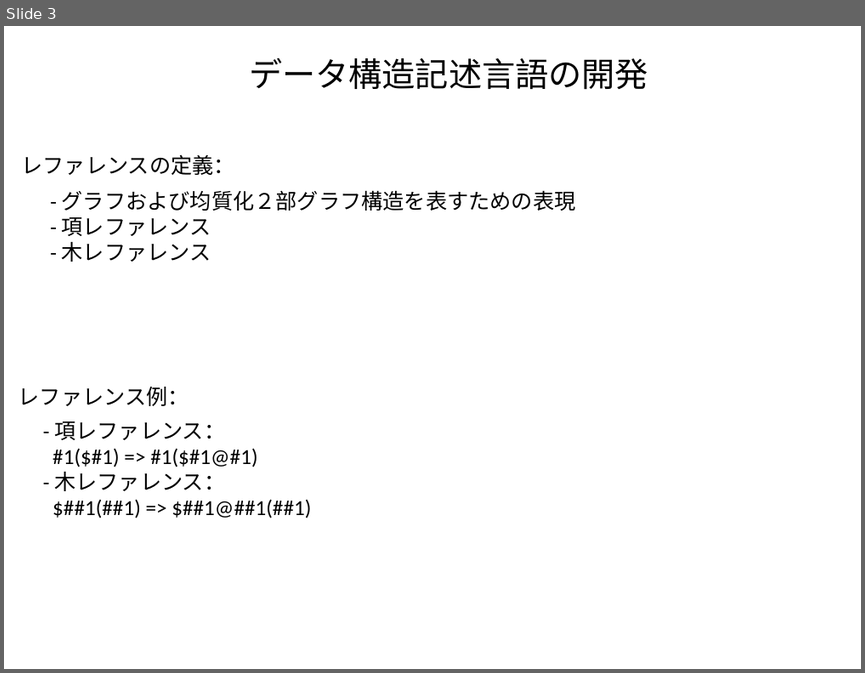
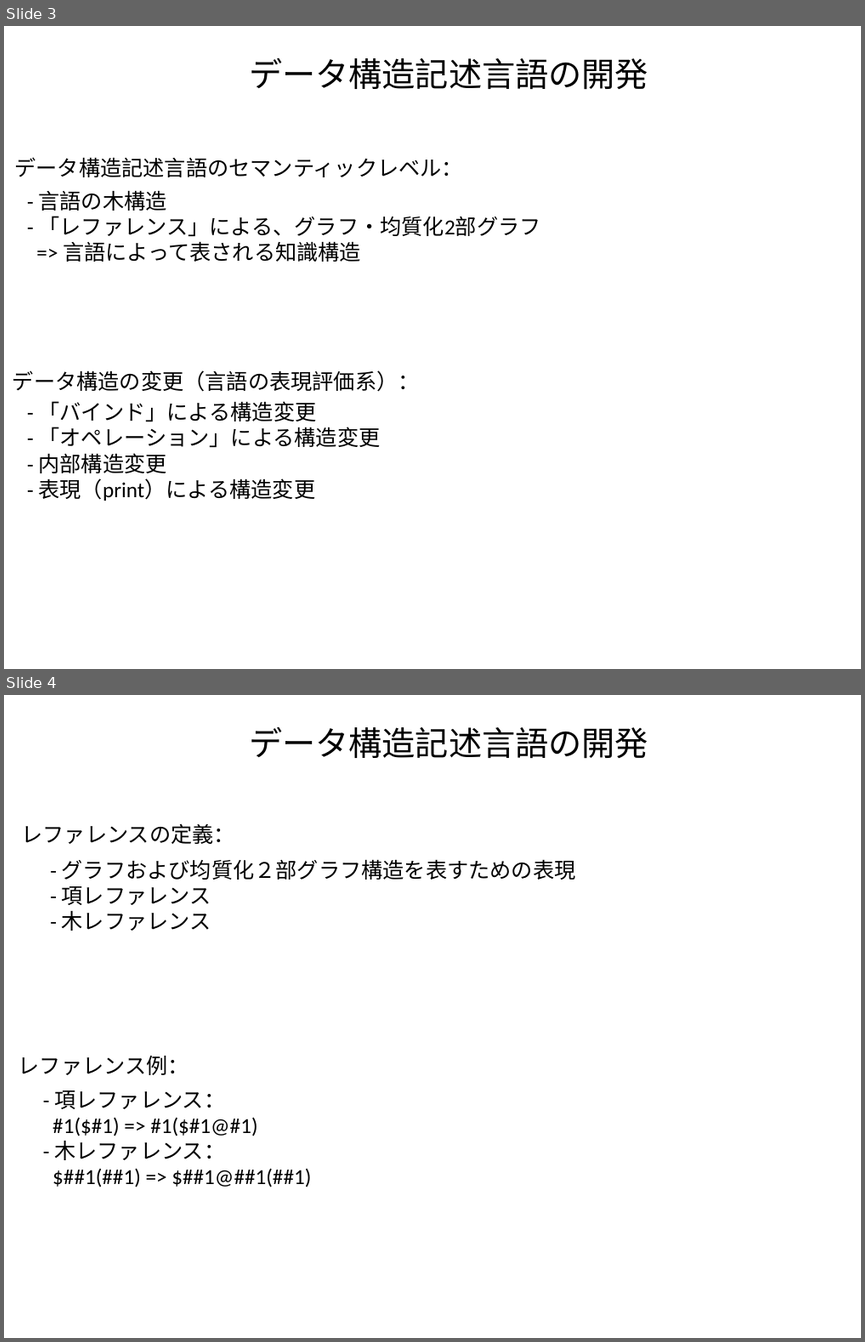
Before and after one commit to kouamano/RECURSIVE-SYSTEM, a slide deck: Document/tq_op_example.pptx. Shown one above the other, each under a label of ours: slide 3 before the commit, slides 3 and 4 after it. The pictures are 865x673 and 865x1342 pixels, drawn with LibreOffice and Linux fonts; fonts in the diff are those of the drawing. Boxes give left, top, right and bottom in pixels: in the first picture for what was removed or moved away, otherwise in the second. Text is boxed around its words. In the diff, an @@ line names an element or a change of style, - is before the commit and + after.

```diff
--- a/Document/tq_op_example.pptx
+++ b/Document/tq_op_example.pptx
@@ slide 3 added at box(4, 26, 861, 669), background #FFFFFF @@
@@ text added at box(249, 57, 648, 90), 28 pt, text #000000 @@
+データ構造記述言語の開発
@@ text added at box(15, 157, 464, 177), 18 pt, text #000000 @@
+データ構造記述言語のセマンティックレベル：
@@ text added at box(39, 190, 541, 261), 18 pt, text #000000 @@
+- 言語の木構造
+- 「レファレンス」による、グラフ・均質化2部グラフ
+=> 言語によって表される知識構造
@@ text added at box(12, 370, 420, 392), 18 pt, text #000000 @@
+データ構造の変更（言語の表現評価系）：
@@ text added at box(39, 401, 381, 500), 18 pt, text #000000 @@
+- 「バインド」による構造変更
+- 「オペレーション」による構造変更
+- 内部構造変更
+- 表現（print）による構造変更
@@ what was slide 3 is now slide 4 @@
```
Also in this commit, not shown: 3 slides changed, 1 other file.
